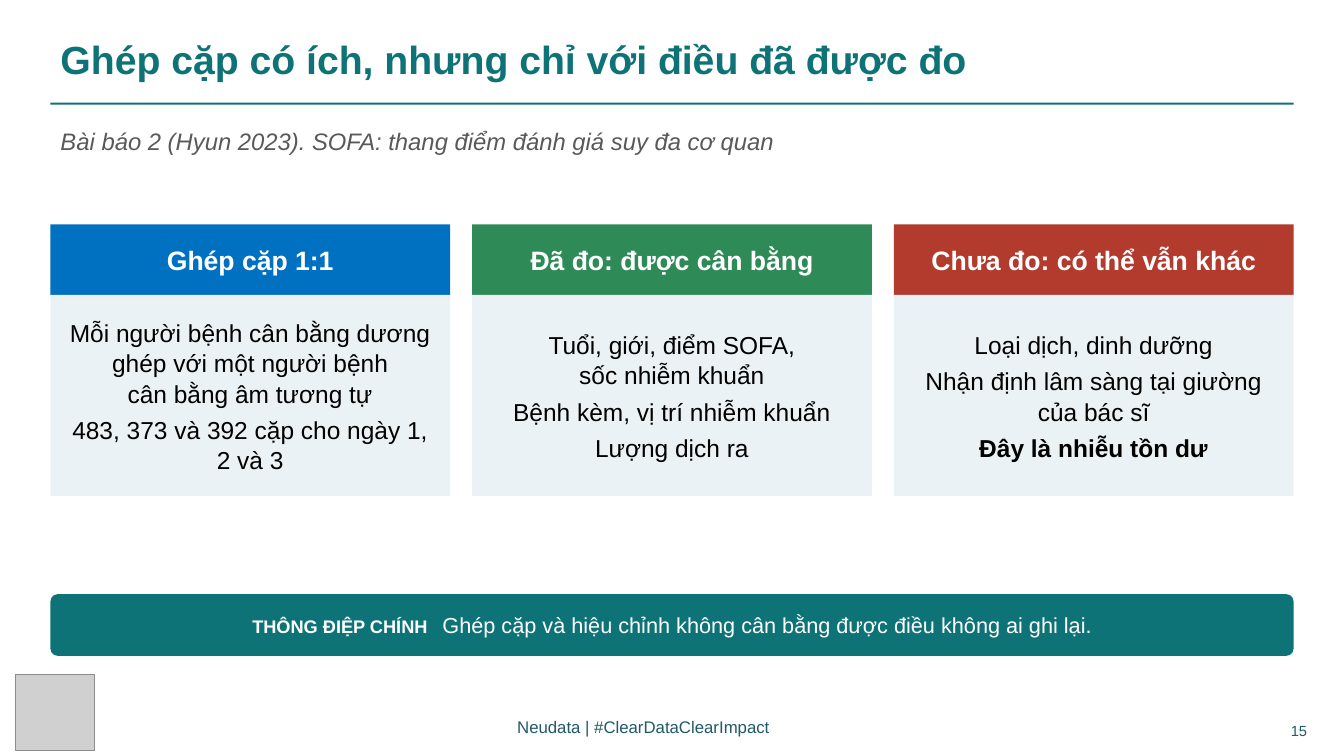
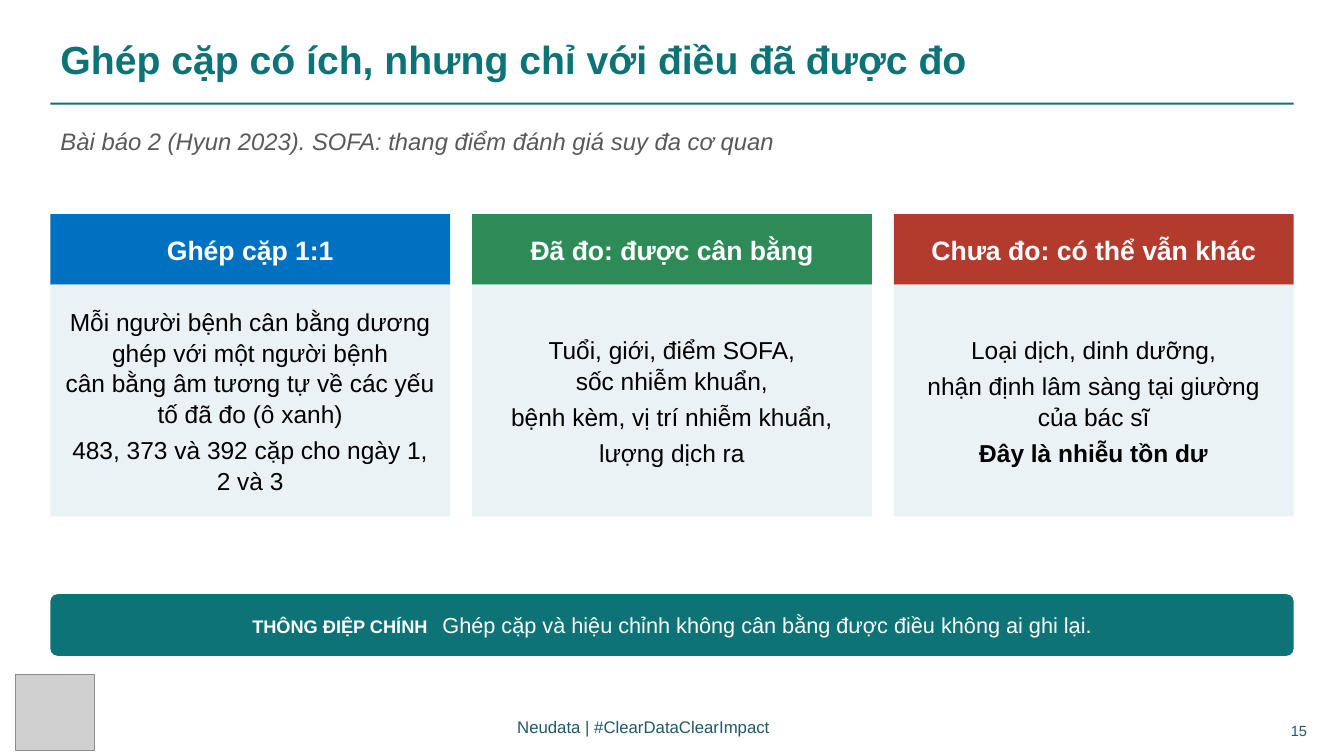
Before and after one commit to neu-data/FoundationsofClinicalResearch, a slide deck: slide 15 of vi/files/slides/Session_4_VN.pptx. Drawn at 1344x756 pixels with LibreOffice and Linux fonts; fonts in the diff are those of the drawing; grey boxes stand for pictures. Boxes give left, top, right and bottom in pixels: in the first picture for what was removed or moved away, otherwise in the second. Text is boxed around its words. In the diff, an @@ line names an element or a change of style, - is before the commit and + after.

```diff
--- a/vi/files/slides/Session_4_VN.pptx
+++ b/vi/files/slides/Session_4_VN.pptx
@@ 3 rectangles moved together from (x1=50, y1=225, x2=1295, y2=295) to (x1=50, y1=214, x2=1295, y2=284) @@
@@ rectangle "Mỗi người bệnh cân bằng ..." resized from (x1=50, y1=295, x2=451, y2=496) to (x1=50, y1=284, x2=451, y2=516) @@
@@ rectangle "Tuổi, giới, điểm SOFA, sốc ..." resized from (x1=472, y1=295, x2=872, y2=496) to (x1=472, y1=284, x2=872, y2=516) @@
@@ rectangle "Loại dịch, dinh dưỡng," resized from (x1=894, y1=295, x2=1295, y2=496) to (x1=894, y1=284, x2=1295, y2=516) @@
@@ text in rectangle at (x1=66, y1=312, x2=434, y2=428): text changed @@
-Mỗi người bệnh cân bằng dương ghép với một người bệnh cân bằng âm tương tự
+Mỗi người bệnh cân bằng dương ghép với một người bệnh cân bằng âm tương tự về các yếu tố đã đo (ô xanh)
@@ text in rectangle at (x1=511, y1=339, x2=832, y2=467): text changed @@
-Tuổi, giới, điểm SOFA, sốc nhiễm khuẩn
-Bệnh kèm, vị trí nhiễm khuẩn
-Lượng dịch ra
+Tuổi, giới, điểm SOFA, sốc nhiễm khuẩn,
+bệnh kèm, vị trí nhiễm khuẩn,
+lượng dịch ra
@@ text in rectangle at (x1=927, y1=341, x2=1260, y2=427): text changed @@
-Loại dịch, dinh dưỡng
-Nhận định lâm sàng tại giường của bác sĩ
+Loại dịch, dinh dưỡng,
+nhận định lâm sàng tại giường của bác sĩ
```
Also in this commit, not shown: 17 other slides changed, 2 slides added, 44 other files.
